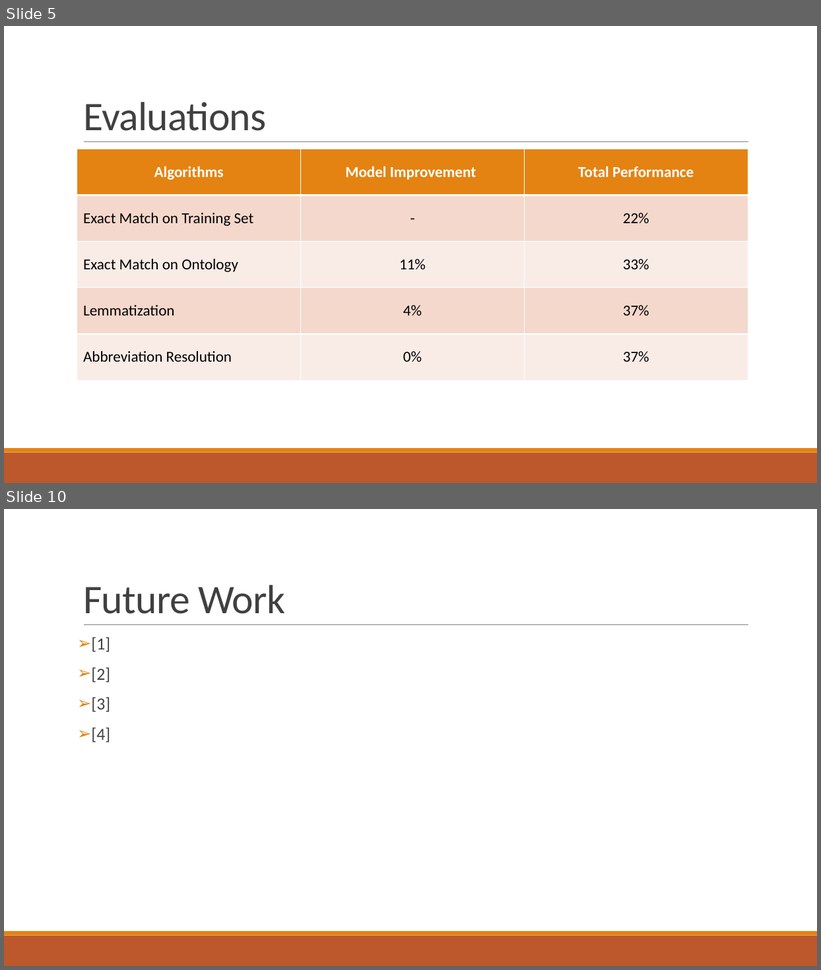
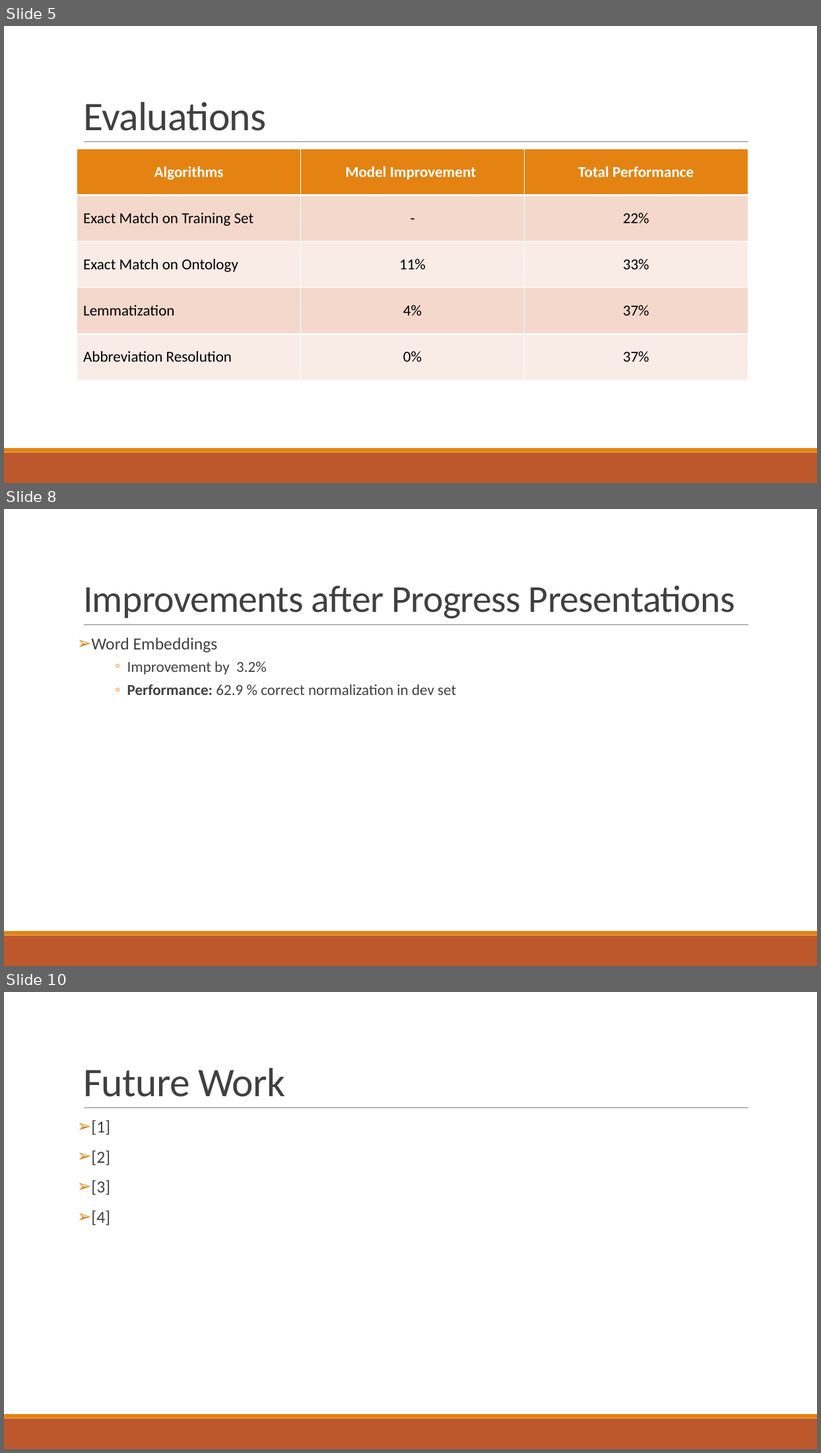
Before and after one commit to abdullahyldz/Cmpe493TermProject, a slide deck: Presentation/Final Presentation/Final Presentation.pptx. Shown one above the other, each under a label of ours: slides 5 and 10 before the commit, slides 5, 8 and 10 after it; the slides between them are not shown. The pictures are 821x970 and 821x1453 pixels, drawn with LibreOffice and Linux fonts; fonts in the diff are those of the drawing. Boxes give left, top, right and bottom in pixels: in the first picture for what was removed or moved away, otherwise in the second. Text is boxed around its words. In the diff, an @@ line names an element or a change of style, - is before the commit and + after.

Commit message:
presentation performances are updated

```diff
--- a/Presentation/Final Presentation/Final Presentation.pptx
+++ b/Presentation/Final Presentation/Final Presentation.pptx
@@ slide 8 added at (4,509,817,966), background #FFFFFF; not listed: 3 template elements that a slide beside it also shows @@
@@ title added at (83,586,735,619), 45 pt, text #404040 @@
+Improvements after Progress Presentations
@@ text added at (91,638,456,695), 18 pt, text #404040 @@
+    ➢ Word Embeddings
+      ◦ Improvement by 3.2%
+      ◦ Performance: 62.9 % correct normalization in dev set
```
Also in this commit, not shown: 5 slides changed, 1 slide removed.
